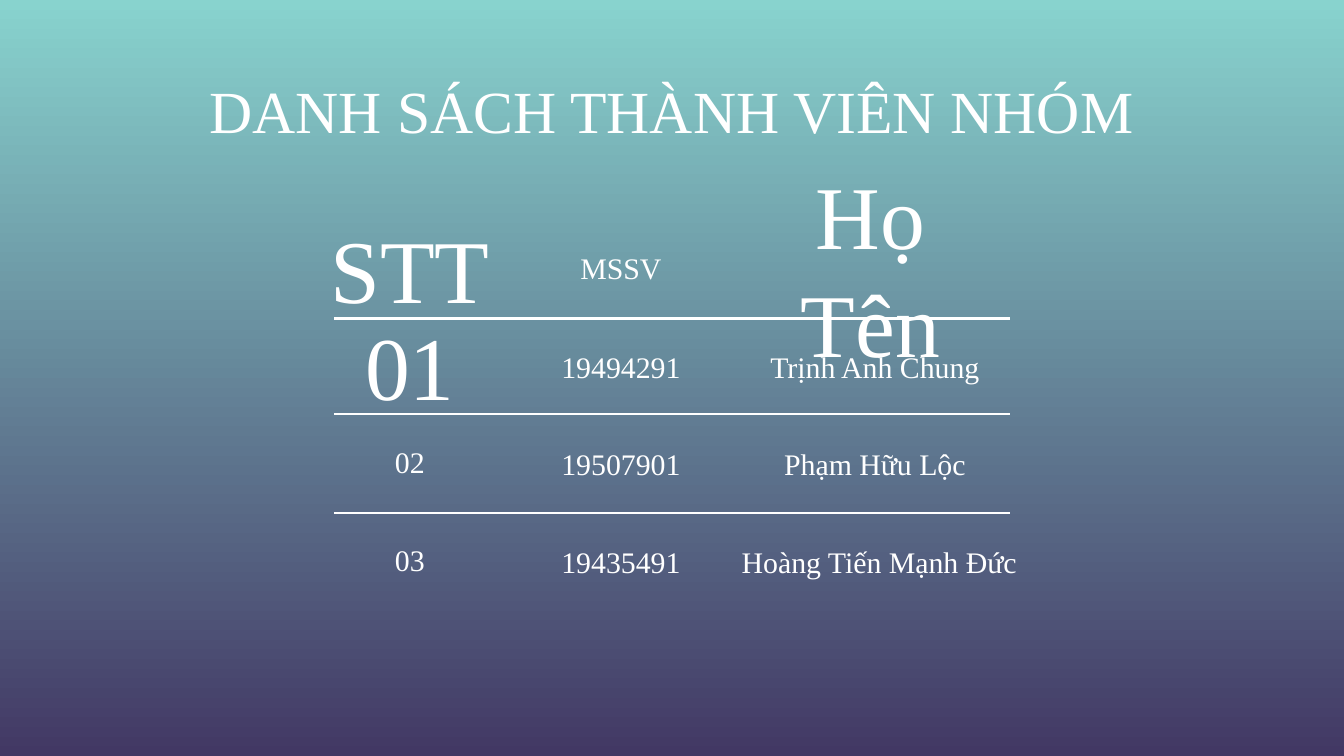
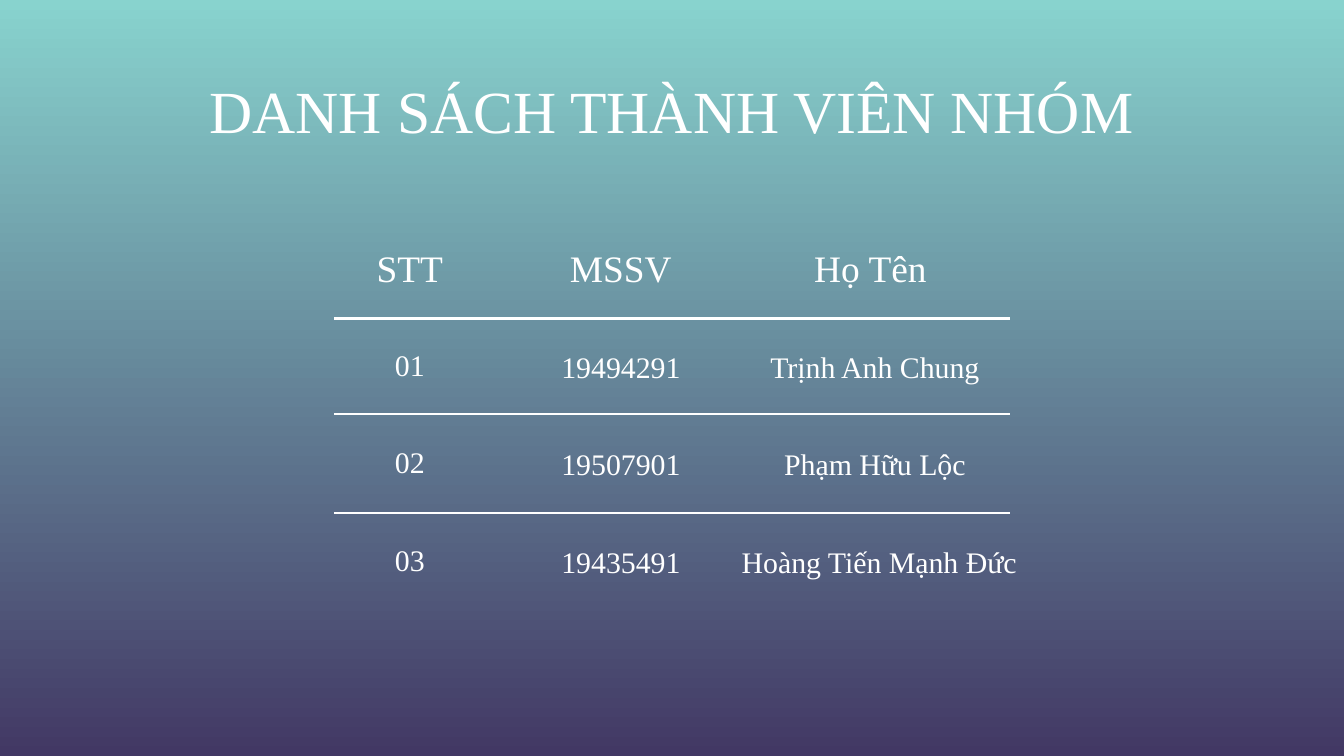
Before and after one commit to hoangtienmanhduc/Nhom14_KienTrucThietKePhanMem-, a slide deck: slide 2 of KTVTKPM.pptx (slide 3 before the commit). Drawn at 1344x756 pixels with LibreOffice and Linux fonts; fonts in the diff are those of the drawing. Boxes give left, top, right and bottom in pixels: in the first picture for what was removed or moved away, otherwise in the second. Text is boxed around its words. In the diff, an @@ line names an element or a change of style, - is before the commit and + after.

```diff
--- a/KTVTKPM.pptx
+++ b/KTVTKPM.pptx
@@ title "STT" at (377, 257, 443, 283): size 48 to 20 pt @@
@@ text "MSSV" at (570, 257, 672, 283): size 16 to 20 pt @@
@@ title "Họ Tên" at (814, 256, 927, 288): size 48 to 20 pt @@
@@ title "01" at (395, 356, 425, 376): size 48 to 16 pt @@
```
Also in this commit, not shown: 4 other slides changed, 4 slides added, 3 slides removed, 1 other file.
